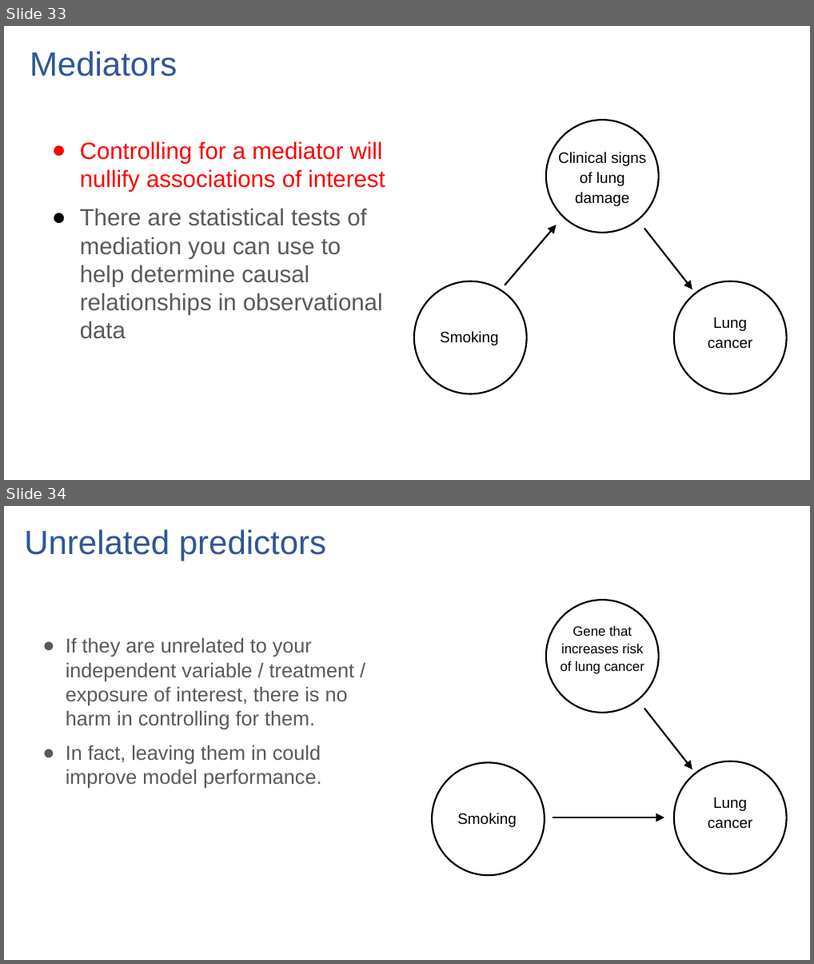
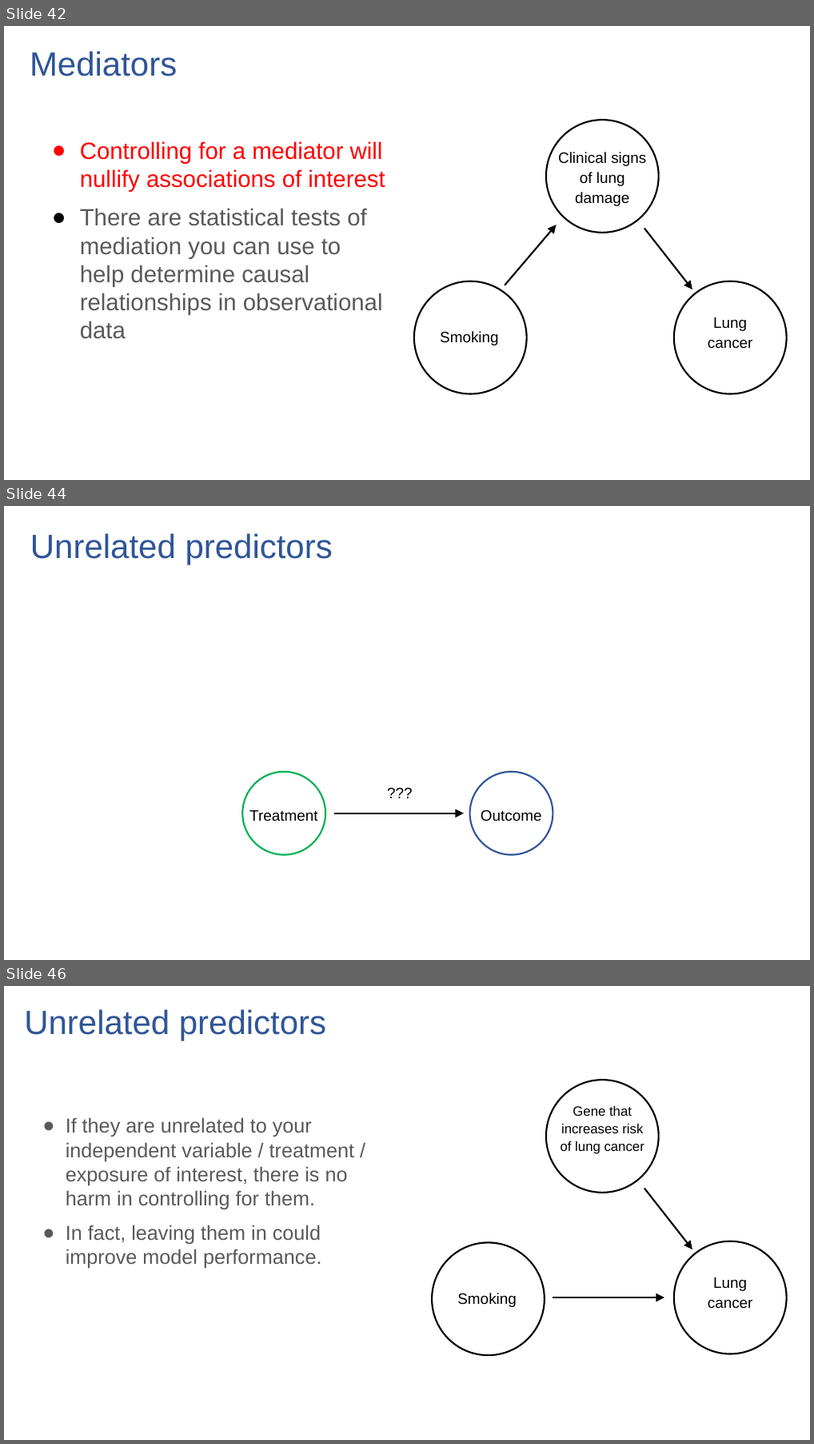
Before and after one commit to ronikobrosly/scipy_2022_causal_inference_tutorial, a slide deck: slides/tutorial_slides.pptx. Shown one above the other, each under a label of ours: slides 33 and 34 before the commit, slides 42, 44 and 46 after it; the slides between them are not shown. The pictures are 814x964 and 814x1444 pixels, drawn with LibreOffice and Linux fonts; fonts in the diff are those of the drawing. Boxes give left, top, right and bottom in pixels: in the first picture for what was removed or moved away, otherwise in the second. Text is boxed around its words. In the diff, an @@ line names an element or a change of style, - is before the commit and + after.

```diff
--- a/slides/tutorial_slides.pptx
+++ b/slides/tutorial_slides.pptx
@@ slide 44 added at (4, 506, 810, 960), background #FFFFFF @@
@@ title added at (30, 533, 333, 565), 40 pt, text #2F5597 @@
+Unrelated predictors
@@ ellipse added at (243, 772, 326, 855), outline #00B050 2 pt @@
@@ text added at (358, 779, 442, 827), 18 pt, text #000000 @@
+???
@@ ellipse added at (470, 772, 554, 855), outline #2F5597 2 pt @@
@@ text added at (250, 810, 318, 821), 18 pt, text #000000 @@
+Treatment
@@ arrow added from (334, 813) to (464, 813), #000000 2 pt @@
@@ text added at (481, 810, 542, 821), 18 pt, text #000000 @@
+Outcome
@@ what was slide 33 is now slide 42 @@
@@ what was slide 34 is now slide 46 @@
```
Also in this commit, not shown: 9 slides changed, 15 other slides added, 3 slides removed, 1 other file.
